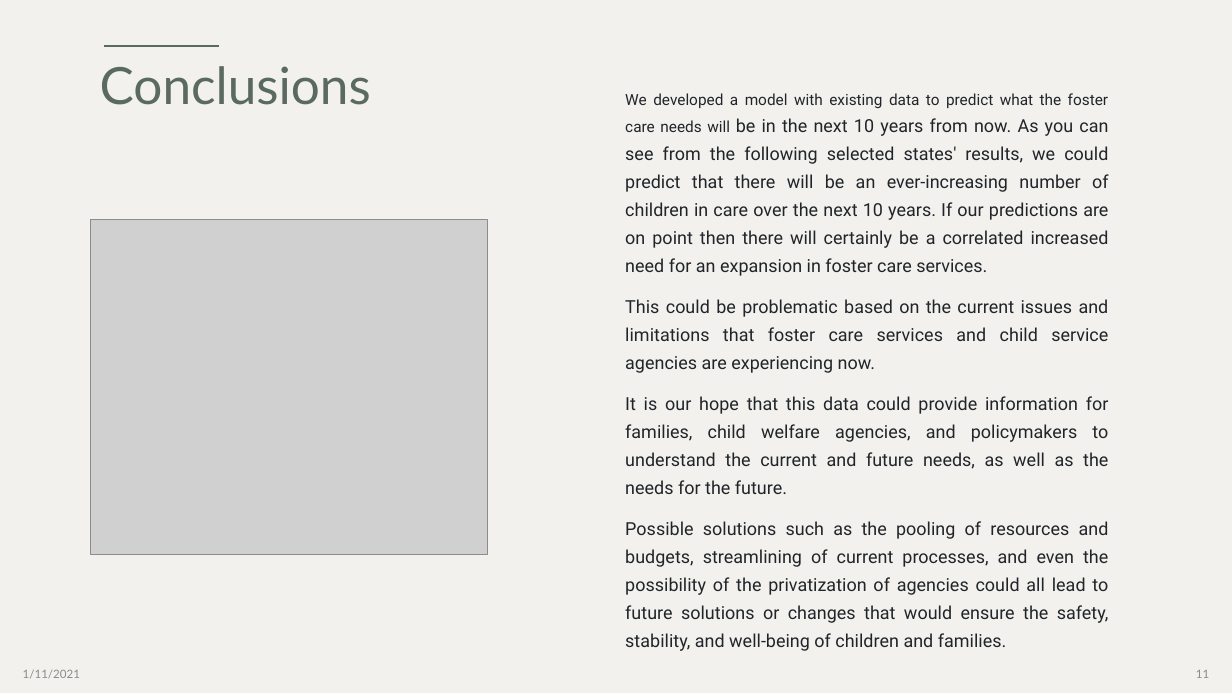
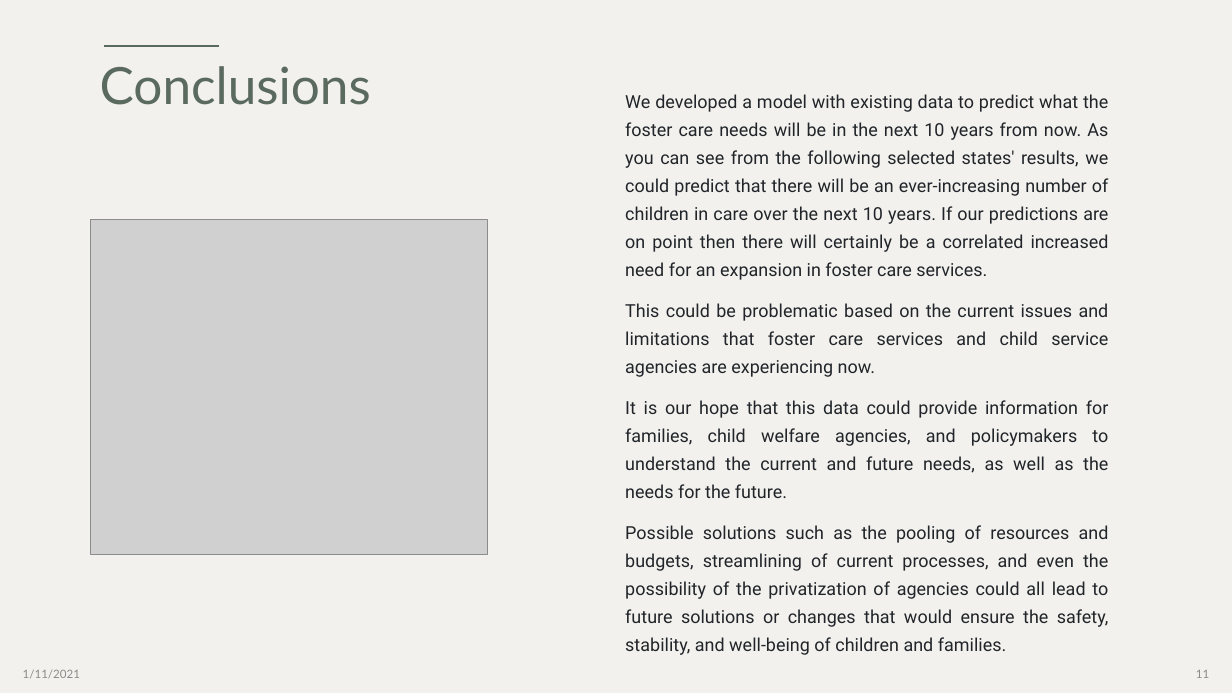
Before and after one commit to gemelodyyu/Trends-in-Foster-Care-and-Adoption, a slide deck: slide 11 of Power Point/Project 3-Trends in Foster Care_TOMalley.pptx. Drawn at 1232x693 pixels with LibreOffice and Linux fonts; fonts in the diff are those of the drawing; grey boxes stand for pictures. Boxes give left, top, right and bottom in pixels: in the first picture for what was removed or moved away, otherwise in the second. Text is boxed around its words. In the diff, an @@ line names an element or a change of style, - is before the commit and + after.

Commit message:
Updated PP

```diff
--- a/Power Point/Project 3-Trends in Foster Care_TOMalley.pptx
+++ b/Power Point/Project 3-Trends in Foster Care_TOMalley.pptx
@@ text at [625,94,1109,280]: size 12 to 14 pt in "We developed a model with existing data ..." @@
```
